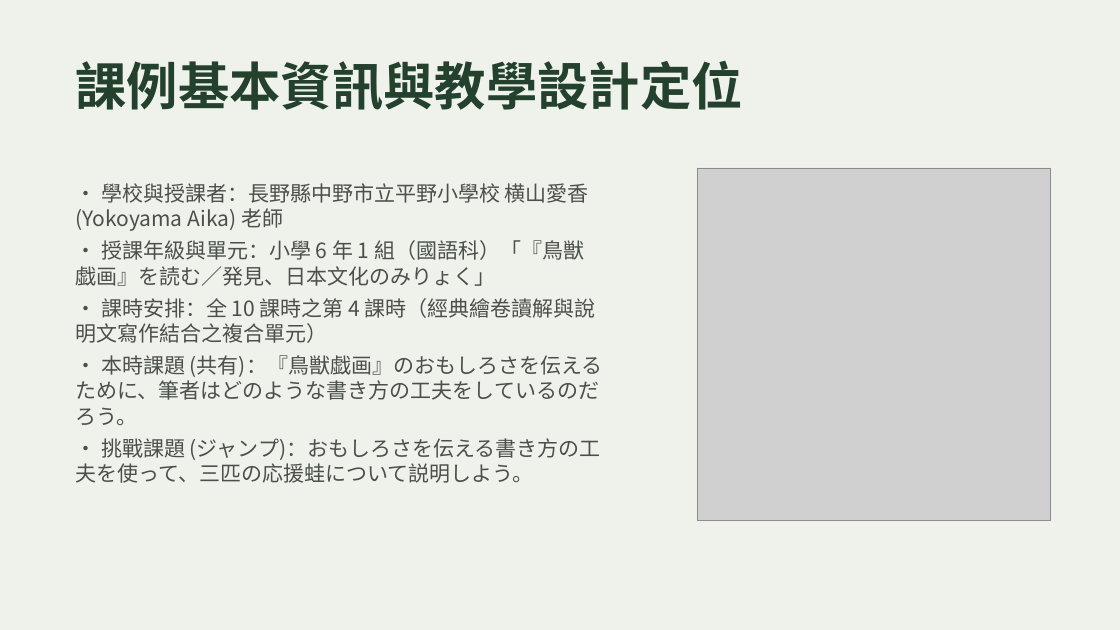
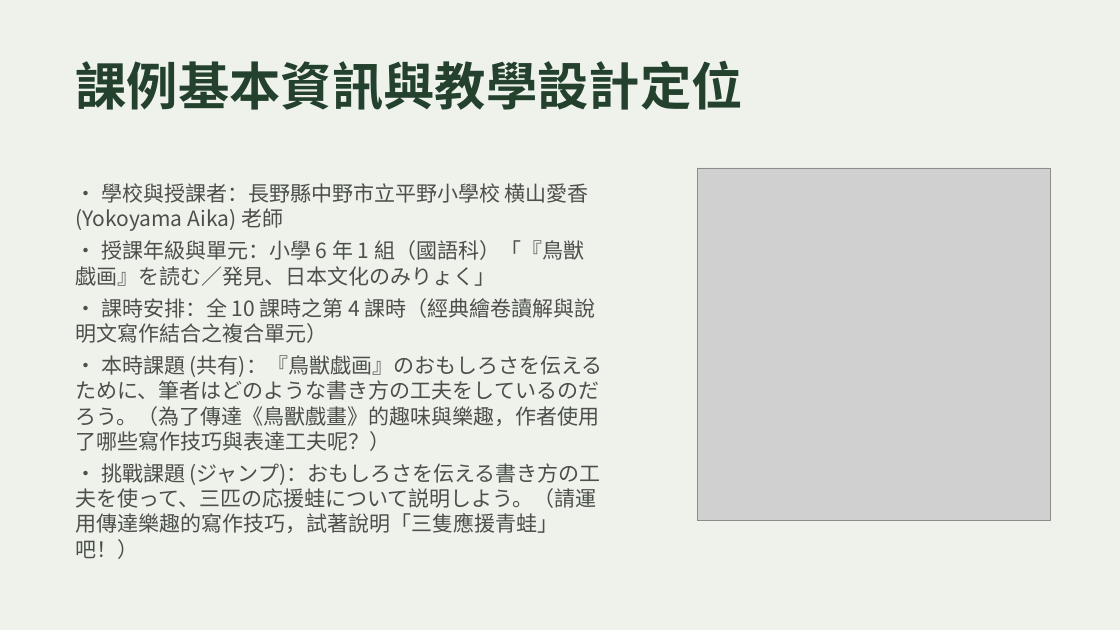
Before and after one commit to sspsapin5566/japan-6th-grade-japanese-slc, a slide deck: slide 2 of output/slides.pptx. Drawn at 1120x630 pixels with LibreOffice and Linux fonts; fonts in the diff are those of the drawing; grey boxes stand for pictures. Boxes give left, top, right and bottom in pixels: in the first picture for what was removed or moved away, otherwise in the second. Text is boxed around its words. In the diff, an @@ line names an element or a change of style, - is before the commit and + after.

Commit message:
docs: update Slide 2 with Traditional Chinese translations

```diff
--- a/output/slides.pptx
+++ b/output/slides.pptx
@@ text at [75, 355, 603, 559]: text changed @@
-• 本時課題 (共有)：『鳥獣戯画』のおもしろさを伝えるために、筆者はどのような書き方の工夫をしているのだろう。
-• 挑戰課題 (ジャンプ)：おもしろさを伝える書き方の工夫を使って、三匹の応援蛙について説明しよう。
+• 本時課題 (共有)：『鳥獣戯画』のおもしろさを伝えるために、筆者はどのような書き方の工夫をしているのだろう。（為了傳達《鳥獸戲畫》的趣味與樂趣，作者使用了哪些寫作技巧與表達工夫呢？）
+• 挑戰課題 (ジャンプ)：おもしろさを伝える書き方の工夫を使って、三匹の応援蛙について説明しよう。（請運用傳達樂趣的寫作技巧，試著說明「三隻應援青蛙」吧！）
```
Also in this commit, not shown: 4 other files.
